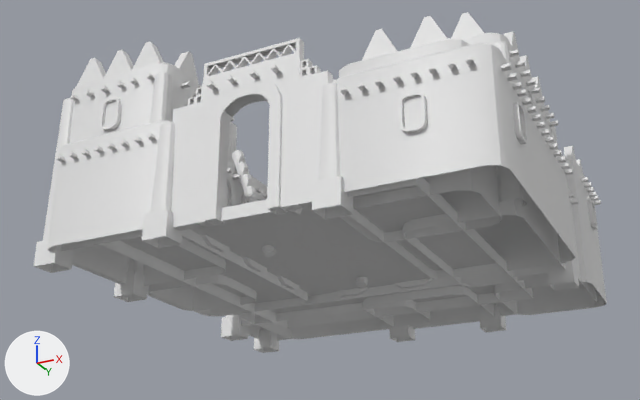
The COLLADA model art/meshes/structural/garamantes/palace.dae, before and after one commit.
Both versions are drawn from a 50 mm camera at (19.6, -42.2, -14.2) aimed at (-1.6, 0.0, 4.8). Every picture has the same lights, and +X, +Y and +Z are marked at lower left. The picture after the commit comes second.

The first picture shows 'palace'.
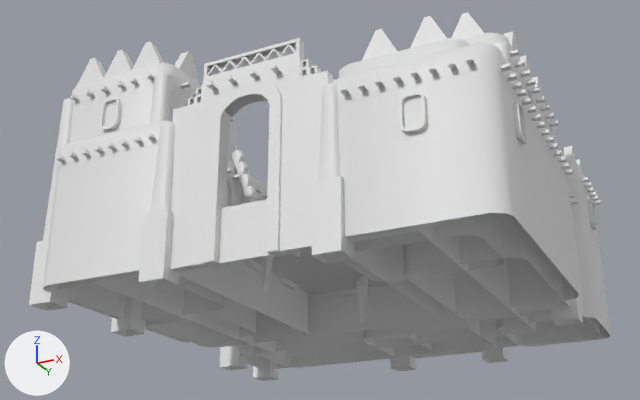
Where the change shows, as pixel boxes (x1, y1, x2, y2) in the pictures (640 x 400 px; the box of a moved part takes in the faces that stretch with it):
'palace', reshaped (8% taller)
    before: (34, 12, 607, 353)
    after: (29, 12, 611, 381)
part 1 of me_esfera_24035, moved or reshaped
    before: (34, 58, 607, 353)
    after: (29, 58, 611, 381)

The change, as a diff of the scene's bpy script:
```diff
--- a/art/meshes/structural/garamantes/palace.dae.py
+++ b/art/meshes/structural/garamantes/palace.dae.py
@@ me_esfera_24035 @@
 # used by ob_palace; location = (0.0, 0.0, 0.0)
-me_esfera_24035.from_pydata(...)  # 5711 vertices, 9054 faces; spans x -12.5..12.3, y -11.4..13.4, z -0.7..11.1
+me_esfera_24035.from_pydata(...)  # 5711 vertices, 9054 faces; spans x -12.5..12.3, y -11.4..13.4, z -2.7..11.1
+# me_esfera_24035 part 1: all 189 vertices in x -12.4..11.9, y -11.3..13.4, z -0.7..0.0 are moved by (0.0, 0.0, -2.0)
 me_esfera_24035.materials.append(mat_a_a_a_textura_garamante)
```
